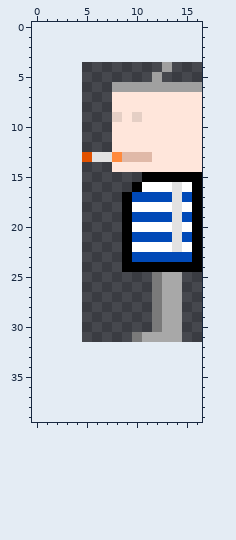
A pixel-art sprite gets an edit: resources/frenchie1.png. Above is the file before it was changed.
The file is 12x28 pixels. The old version is drawn lined up with the new one, on the new canvas.
Now the later version:
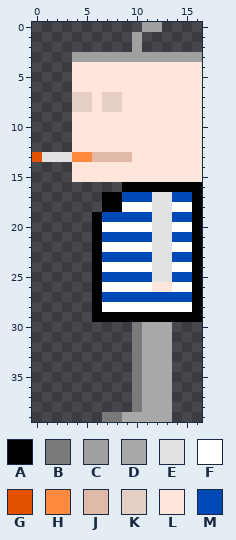
Palette (. is transparent): A #000000  B #7a7a7a  C #a0a0a0  D #a8a8a8  E #e2e2e2  F #ffffff  G #e25200  H #ff8a3d  J #e0b9a8  K #e5cfc5  L #ffe6db  M #0049b7
Diff:
canvas 12x28 -> 17x40, the old top-left corner now at 5,4
@@ x 0..16 @@
- 0 .................
- 1 .................
- 2 .................
- 3 .................
- 4 .............C...
- 5 ............C....
- 6 ........CCCCCCCCC
- 7 ........LLLLLLLLL
- 8 ........LLLLLLLLL
- 9 ........KLKLLLLLL
-10 ........LLLLLLLLL
-11 ........LLLLLLLLL
-12 ........LLLLLLLLL
-13 .....GEEHJJJLLLLL
-14 ........LLLLLLLLL
-15 ...........AAAAAA
-16 ..........AFFFEFA
-17 .........AMMMMEMA
-18 .........AFFFFEFA
-19 .........AMMMMEMA
-20 .........AFFFFEFA
-21 .........AMMMMEMA
-22 .........AFFFFEFA
-23 .........AMMMMMMA
-24 .........AAAAAAAA
-25 ............BDD..
-26 ............BDD..
-27 ............BDD..
-28 ............BDD..
-29 ............BDD..
-30 ............BDD..
-31 ..........BDDDD..
-32 .................
-33 .................
-34 .................
-35 .................
-36 .................
-37 .................
-38 .................
-39 .................
+ 0 ...........CC....
+ 1 ..........C......
+ 2 ..........C......
+ 3 ....CCCCCCCCCCCCC
+ 4 ....LLLLLLLLLLLLL
+ 5 ....LLLLLLLLLLLLL
+ 6 ....LLLLLLLLLLLLL
+ 7 ....KKLKKLLLLLLLL
+ 8 ....KKLKKLLLLLLLL
+ 9 ....LLLLLLLLLLLLL
+10 ....LLLLLLLLLLLLL
+11 ....LLLLLLLLLLLLL
+12 ....LLLLLLLLLLLLL
+13 GEEEHHJJJJLLLLLLL
+14 ....LLLLLLLLLLLLL
+15 ....LLLLLLLLLLLLL
+16 .........AAAAAAAA
+17 .......AAMMMEEMMA
+18 .......AAFFFEEFFA
+19 ......AMMMMMEEMMA
+20 ......AFFFFFEEFFA
+21 ......AMMMMMEEMMA
+22 ......AFFFFFEEFFA
+23 ......AMMMMMEEMMA
+24 ......AFFFFFEEFFA
+25 ......AMMMMMEEMMA
+26 ......AFFFFFLLFFA
+27 ......AMMMMMMMMMA
+28 ......AFFFFFFFFFA
+29 ......AAAAAAAAAAA
+30 ..........BDDD...
+31 ..........BDDD...
+32 ..........BDDD...
+33 ..........BDDD...
+34 ..........BDDD...
+35 ..........BDDD...
+36 ..........BDDD...
+37 ..........BDDD...
+38 ..........BDDD...
+39 .......BBDDDDD...
Where, in picture pixels (left, top, right, bottom), the same in both pictures:
changed: (32, 22, 202, 422)
